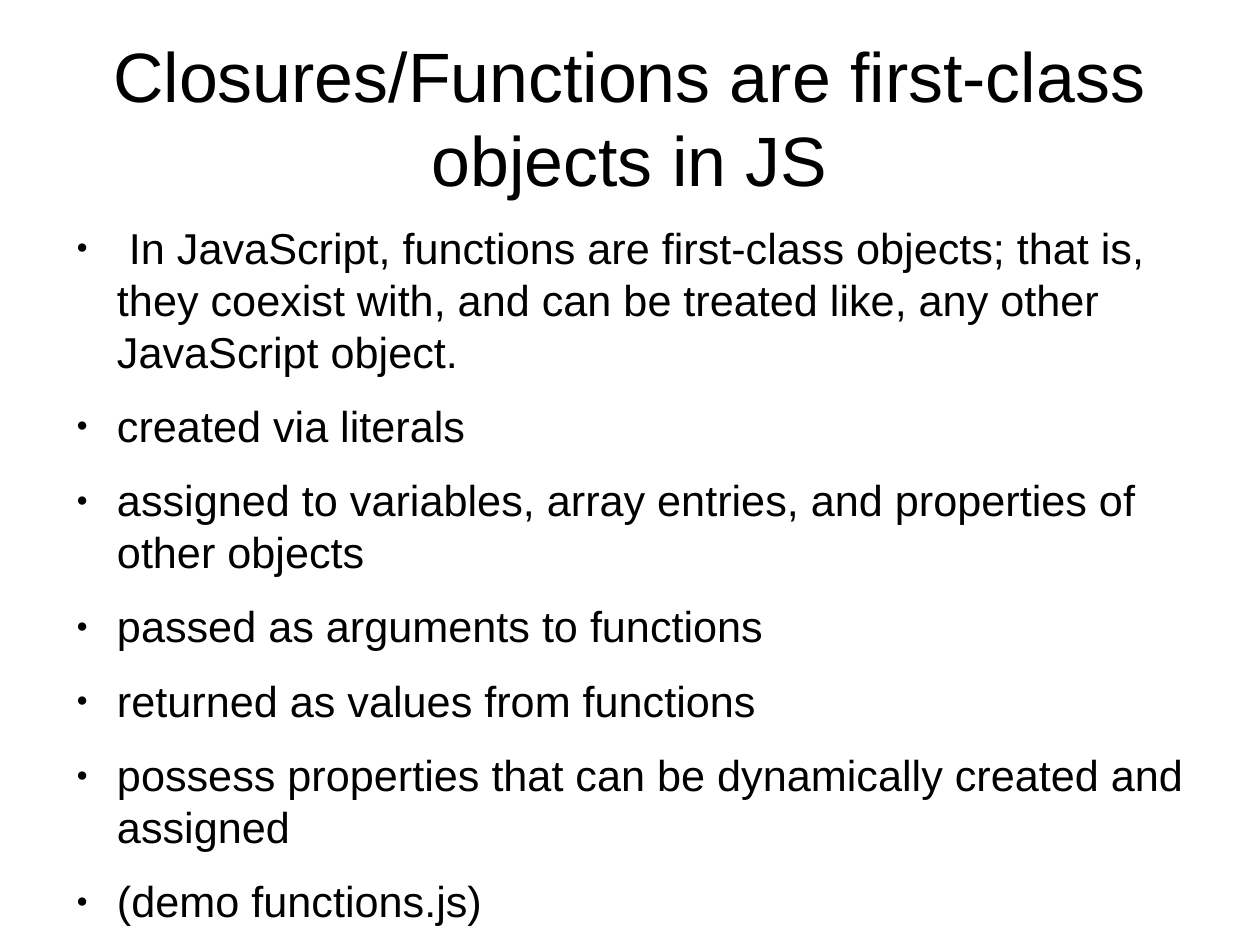
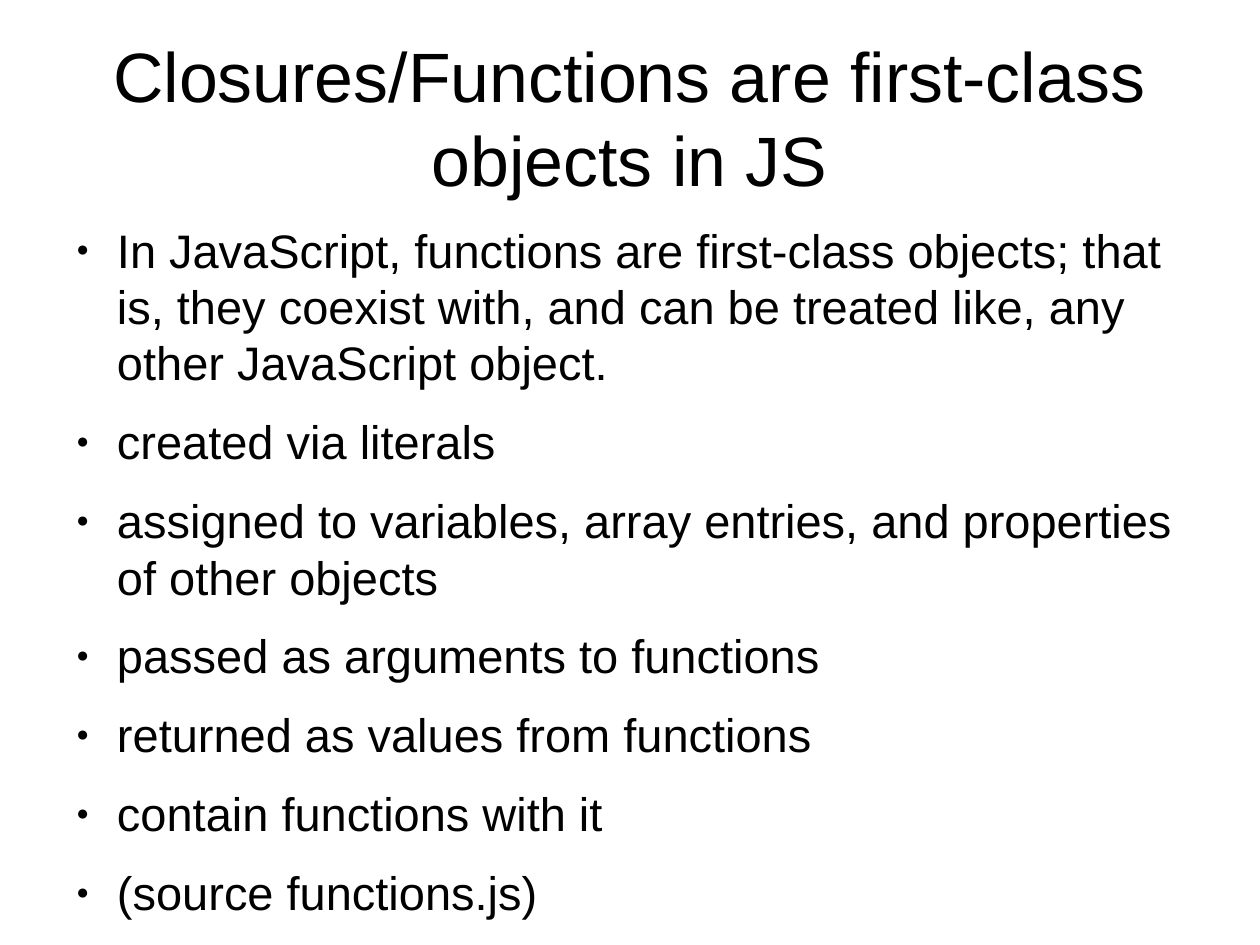
Before and after one commit to tomafc330/presentations, a slide deck: slide 3 of advanced-javascript/presentation.odp. Drawn at 1260x945 pixels with LibreOffice and Linux fonts; fonts in the diff are those of the drawing. Boxes give left, top, right and bottom in pixels: in the first picture for what was removed or moved away, otherwise in the second. Text is boxed around its words. In the diff, an @@ line names an element or a change of style, - is before the commit and + after.

```diff
--- a/advanced-javascript/presentation.odp
+++ b/advanced-javascript/presentation.odp
@@ text at (x1=117, y1=234, x2=1172, y2=753): size 27.2 to 29.6 pt in "In JavaScript, functions are first-class objects; that ...", "created via literals", "assigned to variables, array entries, and properties ...", "passed as arguments to functions" and 1 more places @@
@@ text at (x1=117, y1=797, x2=602, y2=919): text changed; size 27.2 to 29.6 pt @@
-● possess properties that can be dynamically created and assigned
-● (demo functions.js)
+● contain functions with it
+● (source functions.js)
```
Also in this commit, not shown: 13 other slides changed, 7 slides added, 20 other files.
